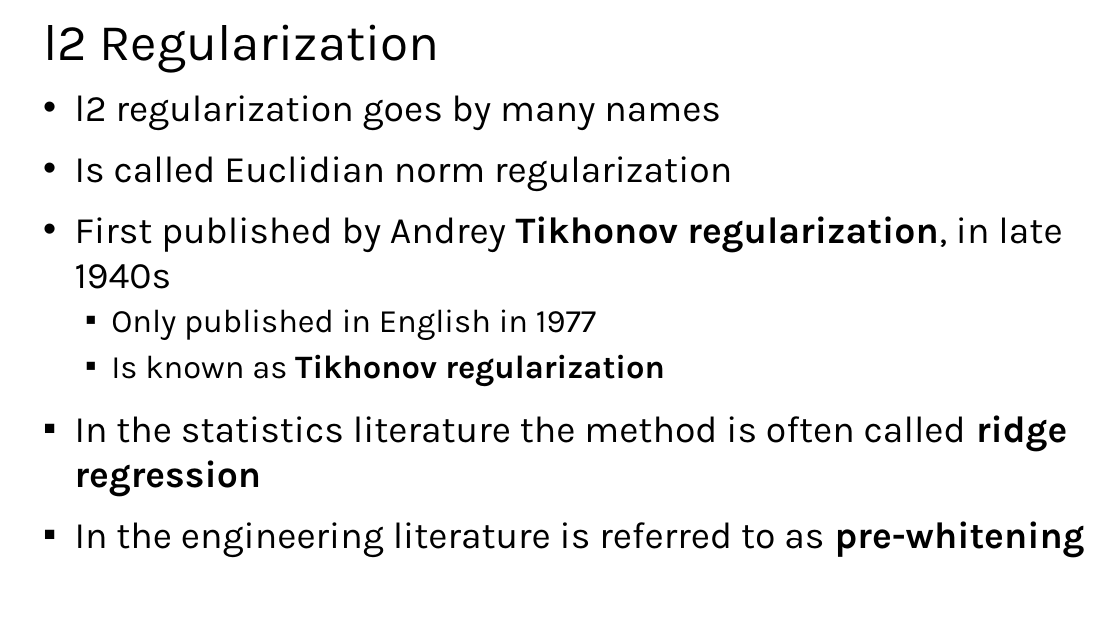
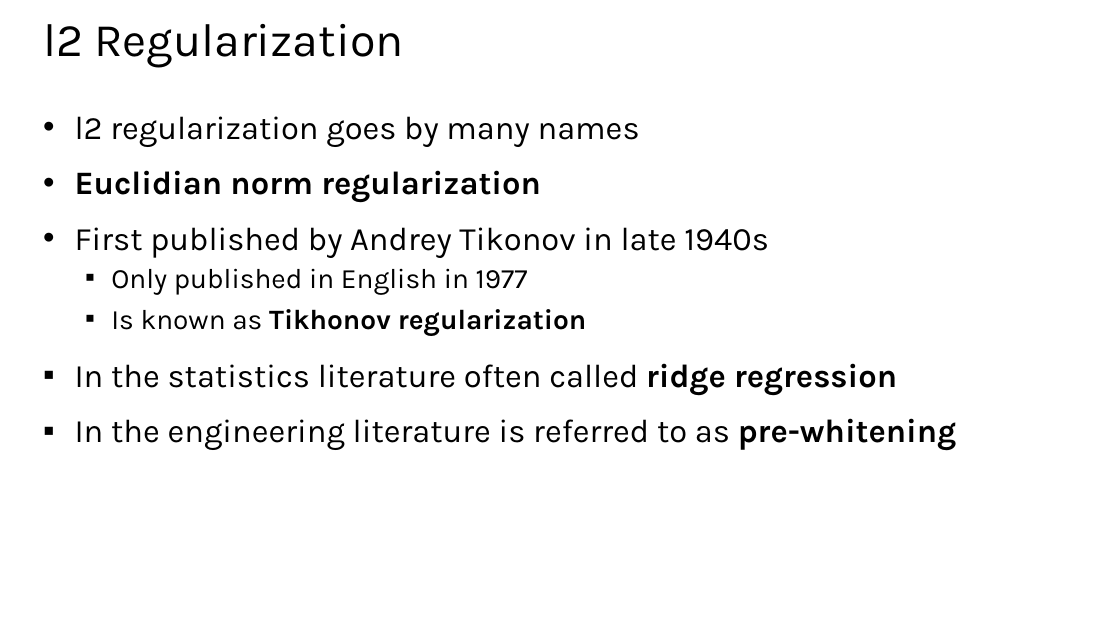
Before and after one commit to StephenElston/CSCI-E25, a slide deck: slide 45 of Slides/7_RegularizationAndOptimization.pptx (slide 49 before the commit). Drawn at 1120x630 pixels with LibreOffice and Linux fonts; fonts in the diff are those of the drawing. Boxes give left, top, right and bottom in pixels: in the first picture for what was removed or moved away, otherwise in the second. Text is boxed around its words. In the diff, an @@ line names an element or a change of style, - is before the commit and + after.

```diff
--- a/Slides/7_RegularizationAndOptimization.pptx
+++ b/Slides/7_RegularizationAndOptimization.pptx
@@ title "l2 Regularization" at box(43, 24, 403, 68): size 44 to 40 pt @@
@@ text "l2 regularization goes by many ...": place and size @@
-text "l2 regularization goes by many ..." at box(75, 95, 1085, 558)
+text "l2 regularization goes by many ..." at box(75, 116, 956, 451)
@@ text at box(75, 116, 956, 451): size 32 to 28 pt in "l2 regularization goes by many names", "In the engineering literature is referred to ..."; size 28 to 24 pt in "Only published in English in 1977", "Is known as Tikhonov regularization" @@
@@ text at box(75, 170, 768, 258): text changed; size 32 to 28 pt @@
-• Is called Euclidian norm regularization
-• First published by Andrey Tikhonov regularization, in late 1940s
+• Euclidian norm regularization
+• First published by Andrey Tikonov in late 1940s
@@ text at box(75, 363, 897, 396): text changed; size 32 to 28 pt @@
-▪ In the statistics literature the method is often called ridge regression
+▪ In the statistics literature often called ridge regression
```
Also in this commit, not shown: 31 other slides changed, 1 slide added, 12 slides removed.
